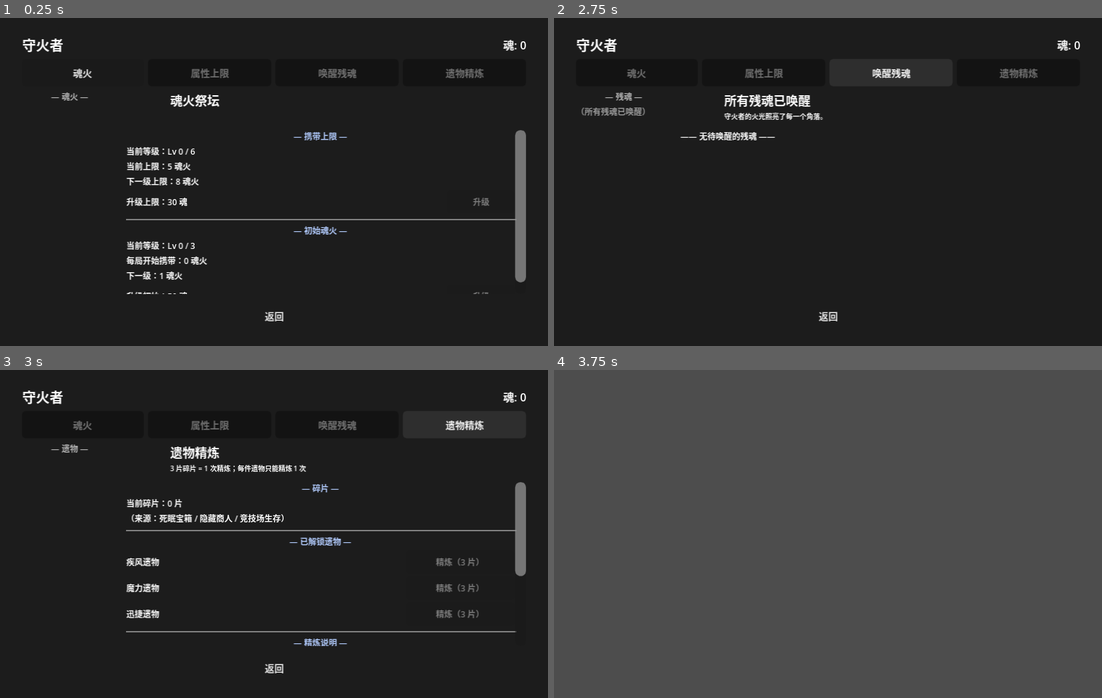
Above: before the commit, frames 1-4 (two rows, left to right).
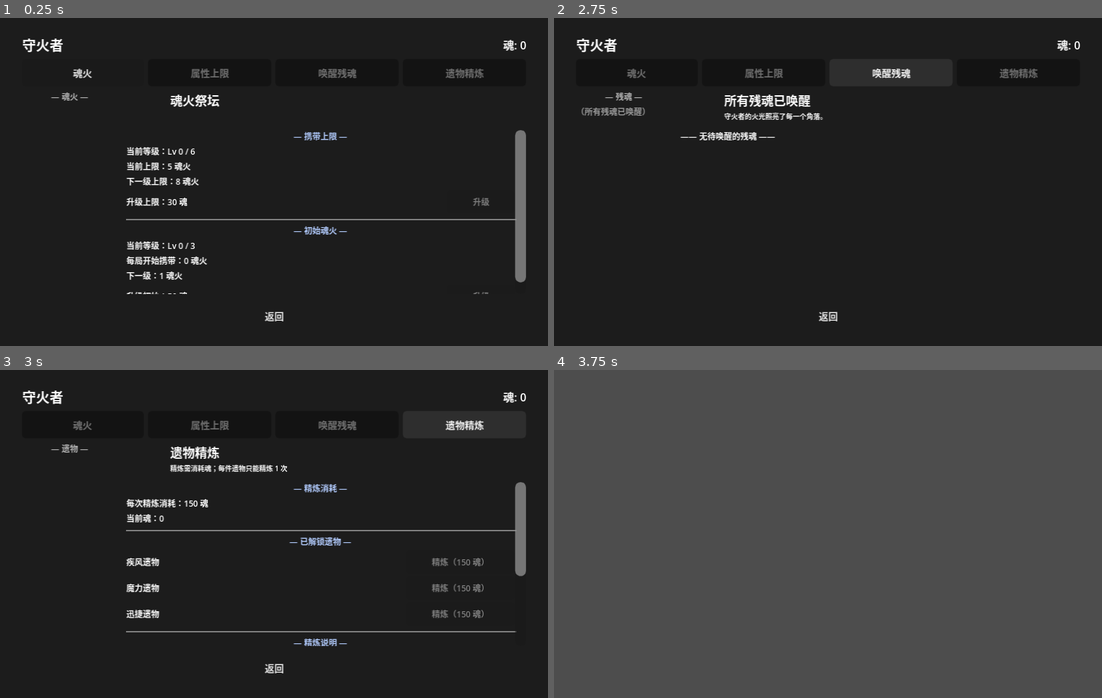
Above: after the commit, the same moments.

Repository: ZhuXilin/Dev_Project_260730
Game: Godot game, scene res://content/scenes/ui/SoulAltar.tscn
Same seed, same stepped clock (60 frames per second), same inputs: the game is played once before the commit and once after it. This scene is started directly instead of the project's main scene. Sound files missing from this copy of the repository are replaced by a short silence.
Inputs:
- Up to frame 1 (0.25 s): no input
- Up to frame 2 (2.75 s): click "魂火" at 0.5 s; click "属性上限" at 1.25 s; click "唤醒残魂" at 2 s
- Up to frame 3 (3 s): click "遗物精炼" at 2.75 s
- Up to frame 4 (3.75 s): click "返回" at 3.5 s

Frames 1-2 are identical in both runs. In frame 3, 1.6% of the frame differs, in the area x 23-89%, y 28-76%; in frame 4, nothing differs.

Commit message:
Bug fixed

Diff:
--- a/function/global/GMConsole.gd
+++ b/function/global/GMConsole.gd
@@ -307,7 +307,6 @@
 	register("tag_pin", _cmd_tag_pin, "tag_pin <tag|clear>  设置挂起的标签定向器")
 	register("threshold", _cmd_threshold, "threshold <0|1>  开启/关闭魂火阈值调节")
 
-	register("relic_fragment", _cmd_relic_fragment, "relic_fragment <n>  设置遗物精炼碎片数量")
 	register("refine_relic", _cmd_refine_relic, "refine_relic <relic_id>  直接精炼指定遗物")
 
 
@@ -932,16 +931,6 @@
 		_out("魂火阈值调节器：燃烧线 → 40%%", "green")
 
 
-func _cmd_relic_fragment(args: Array):
-	if args.is_empty():
-		_out("用法: relic_fragment <n>", "red")
-		return
-	GameState.relic_fragments = maxi(0, _parse_int(args[0]))
-	_out("遗物碎片 → %d" % GameState.relic_fragments, "green")
-	SaveManager.auto_save()
-	_refresh_all_ui()
-
-
 func _cmd_refine_relic(args: Array):
 	if args.is_empty():
 		_out("用法: refine_relic <relic_id>", "red")
--- a/function/global/GameState.gd
+++ b/function/global/GameState.gd
@@ -9,6 +9,7 @@
 var resource_state : ResourceState = ResourceState.new()
 
 const MAX_ARMOR_SLOTS_CAP : int = 4
+const REFINE_COST : int = 150
 
 # ============================================================
 #  PartyState 转发
@@ -298,10 +299,6 @@
 	set(value): resource_state.soul_fire_threshold_override = value
 
 # ★ v4.5：遗物精炼
-var relic_fragments: int:
-	get: return resource_state.relic_fragments
-	set(value): resource_state.relic_fragments = value
-
 var relic_levels: Dictionary:
 	get: return resource_state.relic_levels
 	set(value): resource_state.relic_levels = value
@@ -309,17 +306,10 @@
 func is_relic_refined(relic_id: String) -> bool:
 	return int(relic_levels.get(relic_id, 0)) >= 1
 
-func add_relic_fragments(n: int) -> void:
-	relic_fragments = maxi(0, relic_fragments + n)
-
-func consume_relic_fragments(n: int) -> bool:
-	if relic_fragments < n: return false
-	relic_fragments -= n
-	return true
-
 func refine_relic(relic_id: String) -> bool:
 	if is_relic_refined(relic_id): return false
-	if not consume_relic_fragments(3): return false
+	if soul < REFINE_COST: return false
+	soul -= REFINE_COST
 	relic_levels[relic_id] = 1
 	SaveManager.auto_save()
 	return true
@@ -488,7 +478,7 @@
 		active_tag_pin = ""
 	soul_fire_threshold_override = 0.0
 	# reforge_tickets 已删除（v4.5）
-	# relic_fragments / relic_levels 跨局保留（不清空）
+	# relic_levels 跨局保留（不清空）
 
 	for unit_data in party:
 		unit_data.sacrifice_buff_sources.clear()
--- a/function/global/SaveManager.gd
+++ b/function/global/SaveManager.gd
@@ -108,7 +108,6 @@
 	save.temp_gold = GameState.temp_gold
 
 	# ★ v4.5：遗物精炼
-	save.relic_fragments = GameState.relic_fragments
 	save.relic_levels = GameState.relic_levels.duplicate(true)
 
 	save.soul_fire_current = SoulFireManager.current
@@ -217,7 +216,6 @@
 	GameState.temp_gold = save.temp_gold
 
 	# ★ v4.5：遗物精炼
-	GameState.relic_fragments = save.relic_fragments
 	GameState.relic_levels = _safe_dict(save.relic_levels)
 
 	SoulFireManager.current = save.soul_fire_current
--- a/function/resource/SaveData.gd
+++ b/function/resource/SaveData.gd
@@ -46,7 +46,6 @@
 @export var reforge_tickets: int = 0
 
 # ---- 遗物精炼（v4.5）----
-@export var relic_fragments: int = 0
 @export var relic_levels: Dictionary = {}
 
 # ---- 魂火 ----
--- a/function/script/Arena.gd
+++ b/function/script/Arena.gd
@@ -830,11 +830,6 @@
 		GameState.arena_clear_count += 1
 	if success and reason == "生存通过":
 		GameState.arena_survival_clear += 1
-		# ★ v4.5：50% 概率 +1 片遗物精炼碎片
-		if randf() < 0.5:
-			GameState.add_relic_fragments(1)
-			SaveManager.auto_save()
-			print("[Arena] 生存通过额外获得 1 片遗物精炼碎片")
 	if _phase == Phase.SURVIVAL:
 		GameState.arena_survival_best = maxi(GameState.arena_survival_best, _survival_round)
 
--- a/function/script/SecretMerchantUI.gd
+++ b/function/script/SecretMerchantUI.gd
@@ -120,17 +120,8 @@
 		_on_buy_threshold
 	)
 
-	# 4. 遗物精炼碎片（v4.5，替代已删除的重铸券）
-	_add_item_row(
-		"遗物精炼碎片 ×%d" % FRAGMENT_AMOUNT,
-		"用于精炼已有遗物（3 片 = 1 次）· 当前 %d 片" % GameState.relic_fragments,
-		FRAGMENT_COST,
-		GameState.soul >= FRAGMENT_COST,
-		"魂不足",
-		_on_buy_fragments
-	)
-
-	# 5. Boss 情报
+
+	# 4. Boss 情报
 	_add_item_row(
 		"Boss 情报",
 		"揭示一条 Boss 机制（Day1/2/3）",
@@ -206,17 +197,6 @@
 	GameState.soul_fire_threshold_override = 0.4
 	SaveManager.auto_save()
 	_show_hint("★ 本局燃烧线已降至 40%。")
-	_refresh_ui()
-
-
-func _on_buy_fragments():
-	if GameState.soul < FRAGMENT_COST:
-		return
-	GameState.soul -= FRAGMENT_COST
-	GameState.add_relic_fragments(FRAGMENT_AMOUNT)
-	SaveManager.auto_save()
-	_show_hint("★ 获得 %d 片遗物精炼碎片（当前 %d 片）" % [
-		FRAGMENT_AMOUNT, GameState.relic_fragments])
 	_refresh_ui()
 
 
--- a/function/script/SoulAltar.gd
+++ b/function/script/SoulAltar.gd
@@ -480,11 +480,11 @@
 	_clear_attr_container()
 	unit_sprite.visible = false
 	unit_name_label.text = "遗物精炼"
-	unit_desc_label.text = "3 片碎片 = 1 次精炼；每件遗物只能精炼 1 次"
-
-	attr_container.add_child(_make_title("— 碎片 —"))
-	attr_container.add_child(_make_info("当前碎片：%d 片" % GameState.relic_fragments))
-	attr_container.add_child(_make_info("（来源：死眠宝箱 / 隐藏商人 / 竞技场生存）"))
+	unit_desc_label.text = "精炼需消耗魂；每件遗物只能精炼 1 次"
+
+	attr_container.add_child(_make_title("— 精炼消耗 —"))
+	attr_container.add_child(_make_info("每次精炼消耗：%d 魂" % GameState.REFINE_COST))
+	attr_container.add_child(_make_info("当前魂：%d" % GameState.soul))
 	attr_container.add_child(HSeparator.new())
 
 	attr_container.add_child(_make_title("— 已解锁遗物 —"))
@@ -518,10 +518,10 @@
 			row.add_child(tag)
 		else:
 			var btn := Button.new()
-			btn.text = "精炼（3 片）"
+			btn.text = "精炼（%d 魂）" % GameState.REFINE_COST
 			btn.add_theme_font_size_override("font_size", UIConst.FONT_SIZE_SMALL)
 			btn.custom_minimum_size = Vector2(80, 0)
-			btn.disabled = GameState.relic_fragments < 3
+			btn.disabled = GameState.soul < GameState.REFINE_COST
 			if not btn.disabled:
 				btn.pressed.connect(_on_refine_relic.bind(rid))
 			row.add_child(btn)
--- a/function/script/Treasure.gd
+++ b/function/script/Treasure.gd
@@ -300,14 +300,6 @@
 	var option : Dictionary = _reward_options[idx]
 	_apply_reward(option)
 
-	# ★ v4.5：高级开启额外掉 1-2 片遗物精炼碎片
-	if _is_premium:
-		var frag : int = 1 + (randi() % 2)
-		GameState.add_relic_fragments(frag)
-		SaveManager.auto_save()
-		print("[宝箱] 高级开启额外获得 %d 片遗物精炼碎片（当前 %d）" % [
-			frag, GameState.relic_fragments])
-
 	var blocker : ColorRect = _create_input_blocker()
 	await _show_popup(option)
 	if is_instance_valid(blocker):
--- a/function/script/state/ResourceState.gd
+++ b/function/script/state/ResourceState.gd
@@ -15,7 +15,6 @@
 var soul_fire_threshold_override : float = 0.0
 
 # ---- 遗物精炼（v4.5）----
-var relic_fragments : int = 0
 var relic_levels : Dictionary = {}
 
 # ---- 魂火 ----
